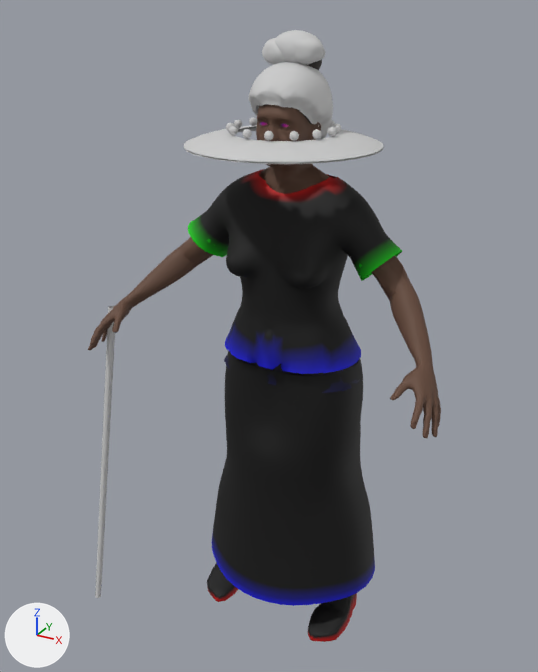
The glTF model app/public/jeux/humans/oldwoman.glb, before and after one commit.
Camera for both pictures: a 50 mm lens placed at (0.85, -1.71, 1.698), pointed at (-0.054, -0.066, 0.876). The axes (+X, +Y, +Z) are drawn at lower left. The lights are the same throughout. The first picture is the older version.

Script lines for the objects in view, before the commit:
```python
me_cane = bpy.data.meshes.new('cane')
me_cane.from_pydata(...)  # 16 vertices, 16 faces; spans x -0.513..-0.433, y -0.376..-0.236, z -0.001..0.951
me_cane.materials.append(mat_cane)  # light grey #cbcbcb
me_shoe_l = bpy.data.meshes.new('shoe_l')
me_shoe_l.from_pydata(...)  # 434 vertices, 864 faces; spans x 0.132..0.234, y -0.202..0.025, z -0.004..0.102
me_shoe_l.materials.append(mat_shoe_l)
me_skirt = bpy.data.meshes.new('skirt')
me_skirt.from_pydata(...)  # 880 vertices, 1680 faces; spans x -0.269..0.269, y -0.251..0.239, z 0.125..0.826
me_skirt.materials.append(mat_dress)
ob_cane = bpy.data.objects.new('cane', me_cane)
ob_cane.location = (0.0, 0.0, 0.0)
ob_shoe_l = bpy.data.objects.new('shoe_l', me_shoe_l)
ob_shoe_l.location = (0.0, 0.0, 0.0)
ob_skirt = bpy.data.objects.new('skirt', me_skirt)
ob_skirt.location = (0.0, 0.0, 0.0)
# also in view: 'dress_top' at (0.0, -0.038, 1.081); 'hat_crown' at (0.0, -0.056, 1.491); 'forearms' at (0.0, -0.119, 1.018); 'hat_brim' at (0.0, -0.093, 1.412); 'wrap_knot' at (-0.003, -0.033, 1.61)
```
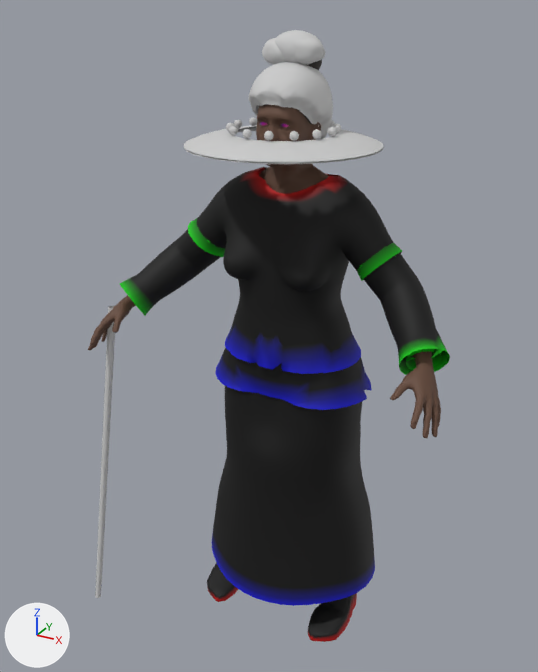
Location of each change, (x1, y1, x2, y2) in pixels of the pictures (538 x 672 px):
'coat', added
    after: (120, 167, 450, 410)
'longsleeves', added (mostly hidden)
    after: (258, 171, 442, 370)
'dress_top', unchanged, covered by the edit
    before: (188, 169, 402, 374)
    after: (188, 170, 402, 374)
'forearms', unchanged, covered by the edit
    before: (127, 245, 433, 368)
    after: (127, 296, 433, 368)

Patch to the scene script:
```diff
--- a/app/public/jeux/humans/oldwoman.glb.py
+++ b/app/public/jeux/humans/oldwoman.glb.py
@@ mat_longsleeves @@
+mat_longsleeves = bpy.data.materials.new('longsleeves')
+# nodes: BsdfPrincipled, Mix, OutputMaterial, VertexColor
+# colours: light grey #cbcbcb, mixed with the vertex colours
@@ mat_coat @@
+mat_coat = bpy.data.materials.new('coat')
+# nodes: BsdfPrincipled, Mix, OutputMaterial, VertexColor
+# colours: light grey #cbcbcb, mixed with the vertex colours
@@ me_longsleeves @@
+me_longsleeves.from_pydata(...)  # 2399 vertices, 4656 faces; spans x -0.453..0.453, y -0.223..0.112, z 0.781..1.321
+me_longsleeves.materials.append(mat_longsleeves)
@@ me_coat @@
+me_coat.from_pydata(...)  # 2479 vertices, 4816 faces; spans x -0.47..0.47, y -0.238..0.132, z 0.746..1.322
+me_coat.materials.append(mat_coat)
@@ ob_longsleeves @@
+ob_longsleeves = bpy.data.objects.new('longsleeves', me_longsleeves)
+ob_longsleeves.location = (0.0, 0.0, 0.0)
@@ ob_coat @@
+ob_coat = bpy.data.objects.new('coat', me_coat)
+ob_coat.location = (0.0, 0.0, 0.0)
```
